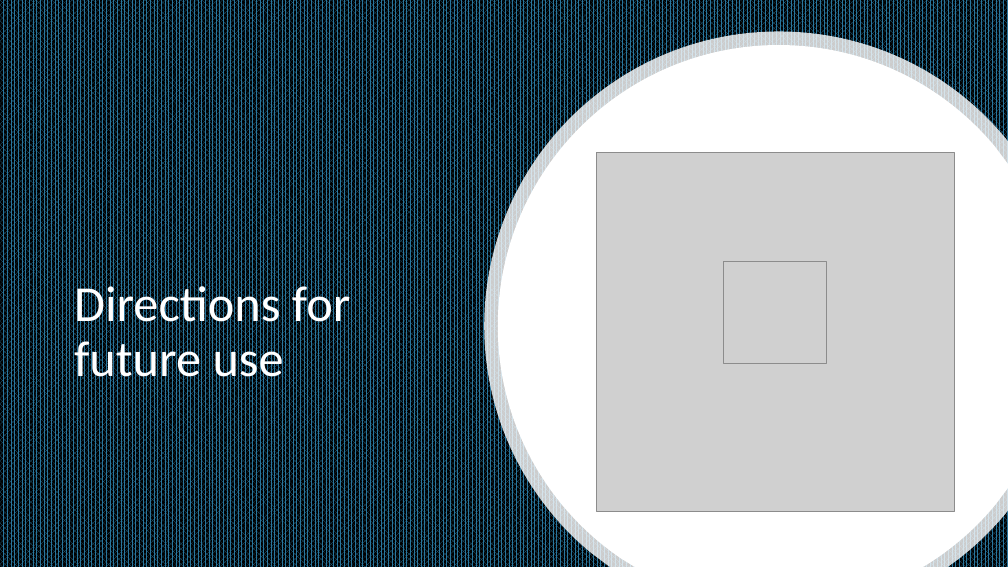
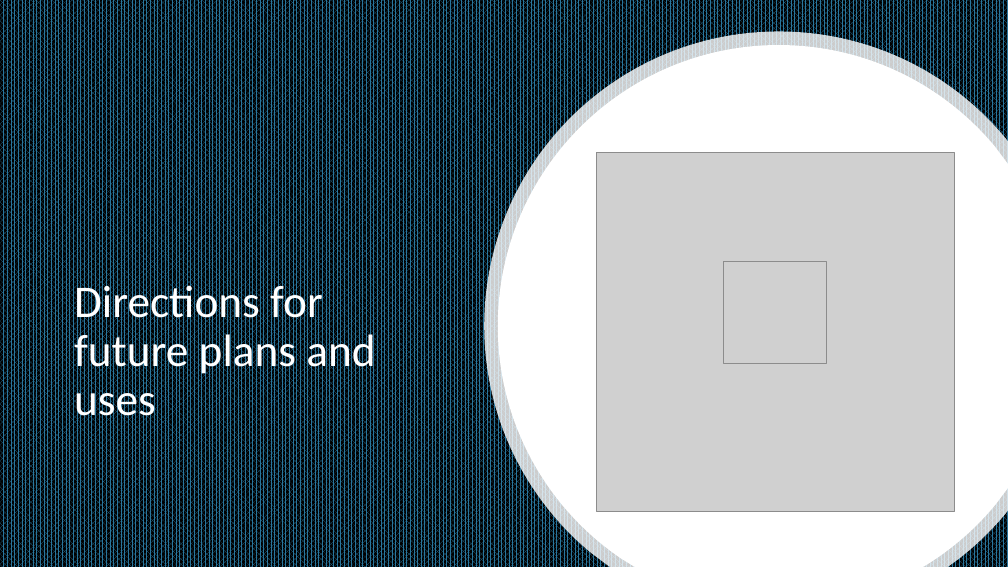
Before and after one commit to jdublu416/Monarch, a slide deck: slide 10 of Monarch.pptx. Drawn at 1008x567 pixels with LibreOffice and Linux fonts; fonts in the diff are those of the drawing; grey boxes stand for pictures. Boxes give left, top, right and bottom in pixels: in the first picture for what was removed or moved away, otherwise in the second. Text is boxed around its words. In the diff, an @@ line names an element or a change of style, - is before the commit and + after.

```diff
--- a/Monarch.pptx
+++ b/Monarch.pptx
@@ title at <box>74,279,375,426</box>: text changed; size 48 to 43.2 pt @@
-Directions for future use
+Directions for future plans and uses
```
Also in this commit, not shown: 4 slides added, 4 slides removed, 3 other files.
